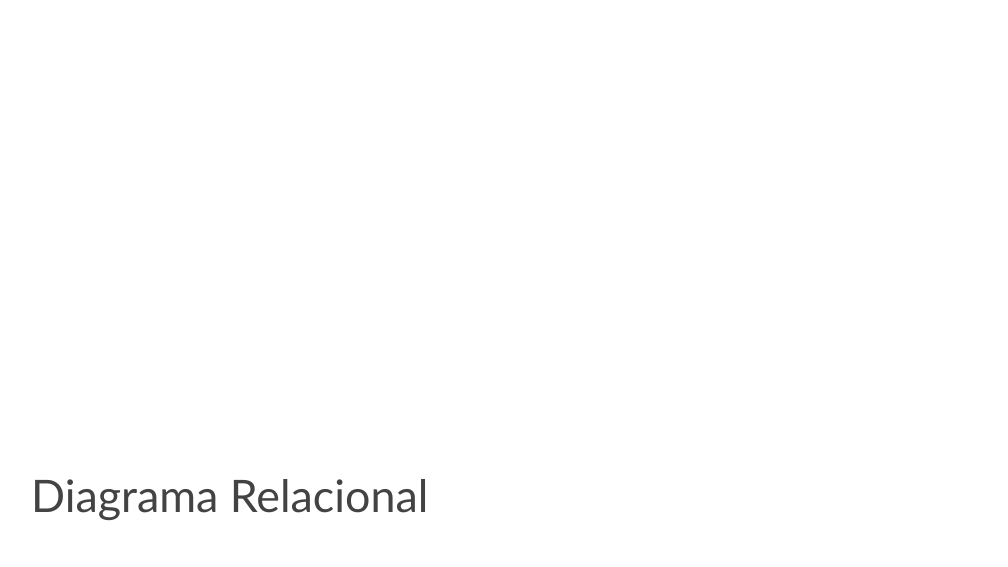
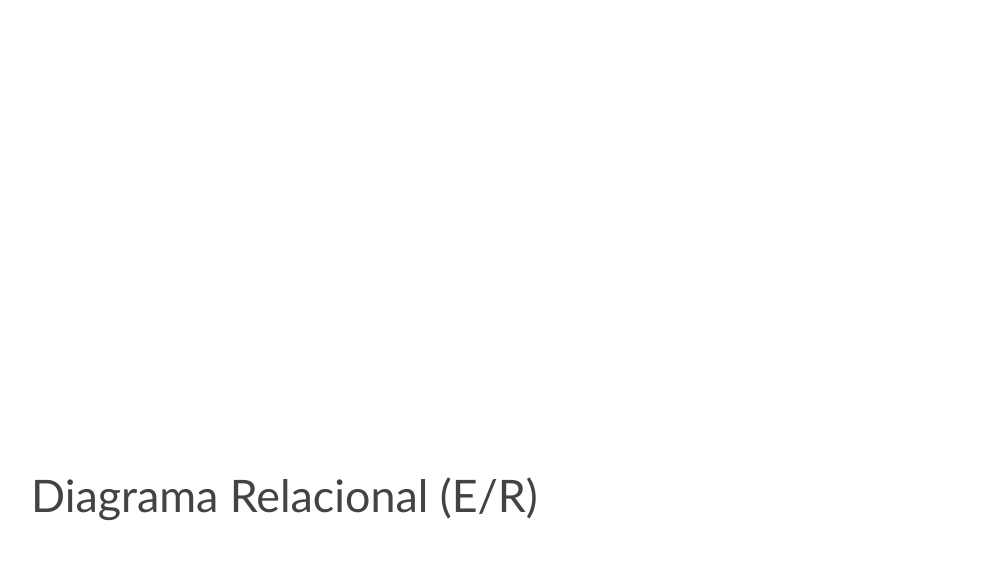
Before and after one commit to RLVM13/Proyecto_SQL, a slide deck: slide 3 of Proyecto 4 BBDD.pptx. Drawn at 1008x567 pixels with LibreOffice and Linux fonts; fonts in the diff are those of the drawing; background and template pictures are left out. Boxes give left, top, right and bottom in pixels: in the first picture for what was removed or moved away, otherwise in the second. Text is boxed around its words. In the diff, an @@ line names an element or a change of style, - is before the commit and + after.

```diff
--- a/Proyecto 4 BBDD.pptx
+++ b/Proyecto 4 BBDD.pptx
@@ text at bbox=[31, 477, 538, 520]: text changed @@
-Diagrama Relacional
+Diagrama Relacional (E/R)
```
Also in this commit, not shown: 2 other slides changed.
